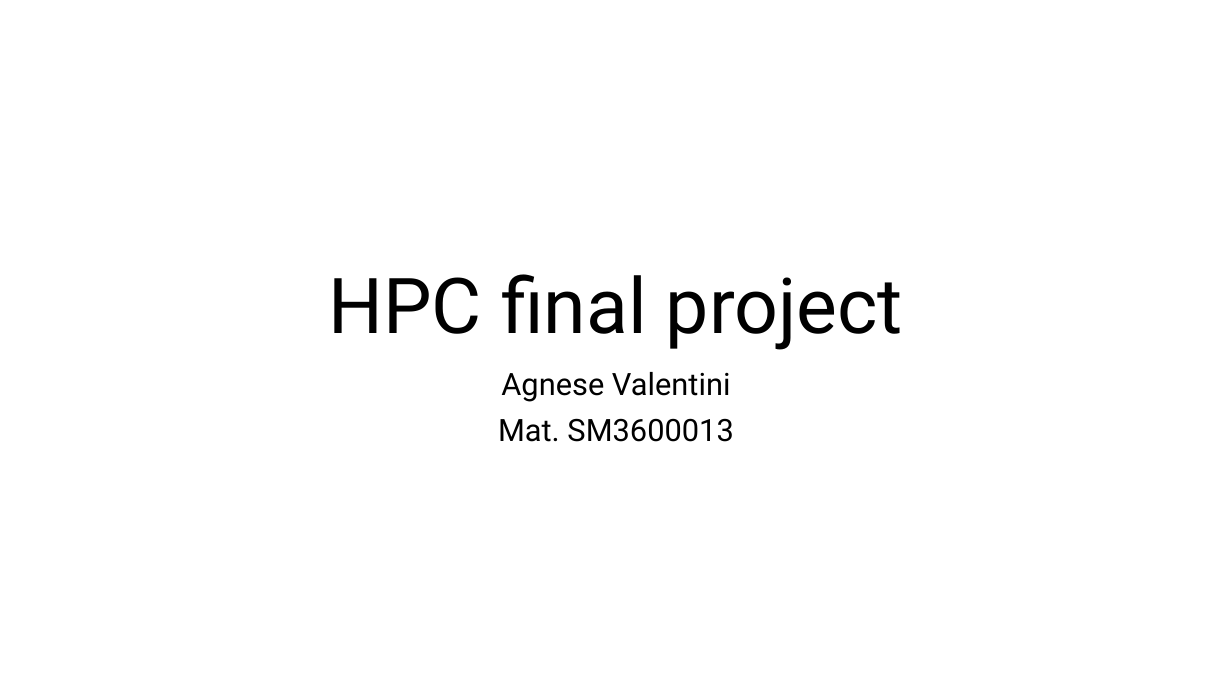
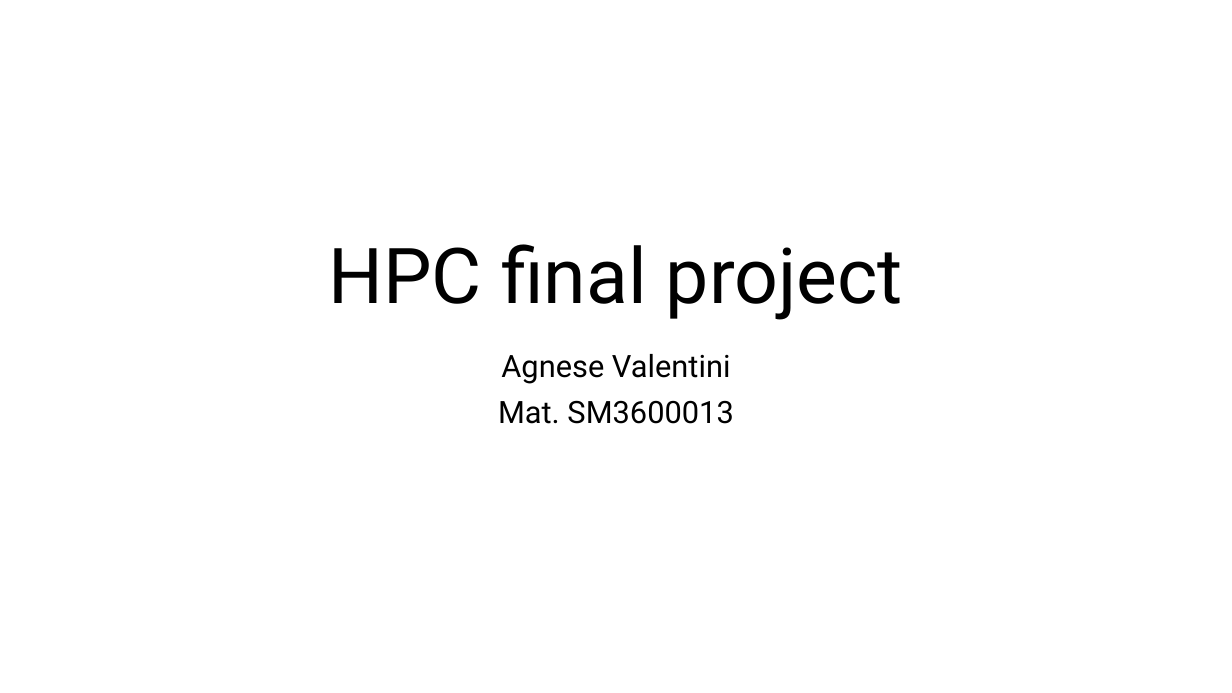
Before and after one commit to agnesevalentini/HPC_exam, a slide deck: slide 1 of HPC final project.pptx. Drawn at 1232x693 pixels with LibreOffice and Linux fonts; fonts in the diff are those of the drawing. Boxes give left, top, right and bottom in pixels: in the first picture for what was removed or moved away, otherwise in the second. Text is boxed around its words. In the diff, an @@ line names an element or a change of style, - is before the commit and + after.

```diff
--- a/HPC final project.pptx
+++ b/HPC final project.pptx
@@ title "HPC final project": place and size @@
-title "HPC final project" at (329,274,903,350)
+title "HPC final project" at (329,244,903,320)
@@ subtitle "Agnese Valentini": place and size @@
-subtitle "Agnese Valentini" at (498,372,733,442)
+subtitle "Agnese Valentini" at (498,354,733,424)
```
Also in this commit, not shown: 1 other slide changed, 9 slides added, 1 slide removed, 5 other files.
